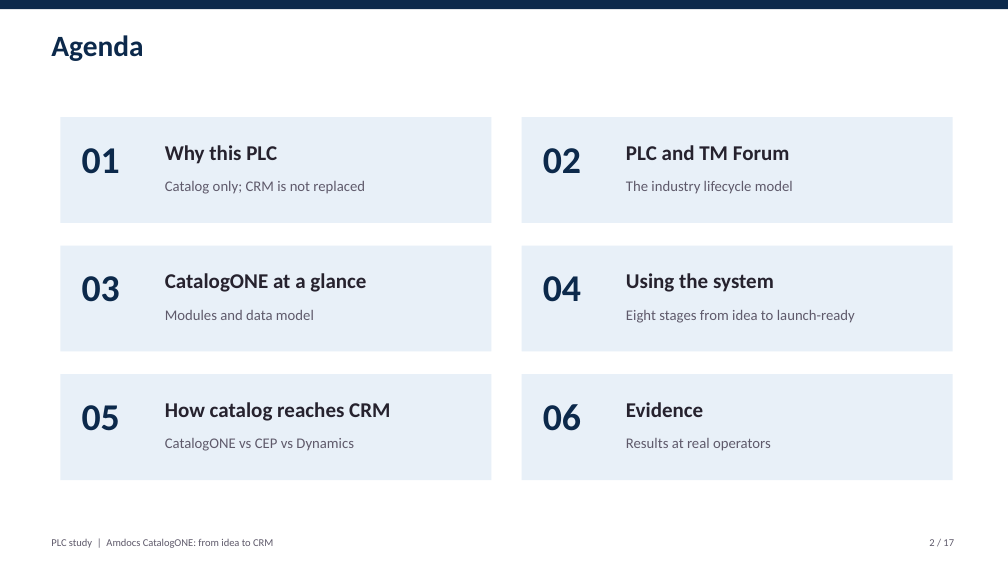
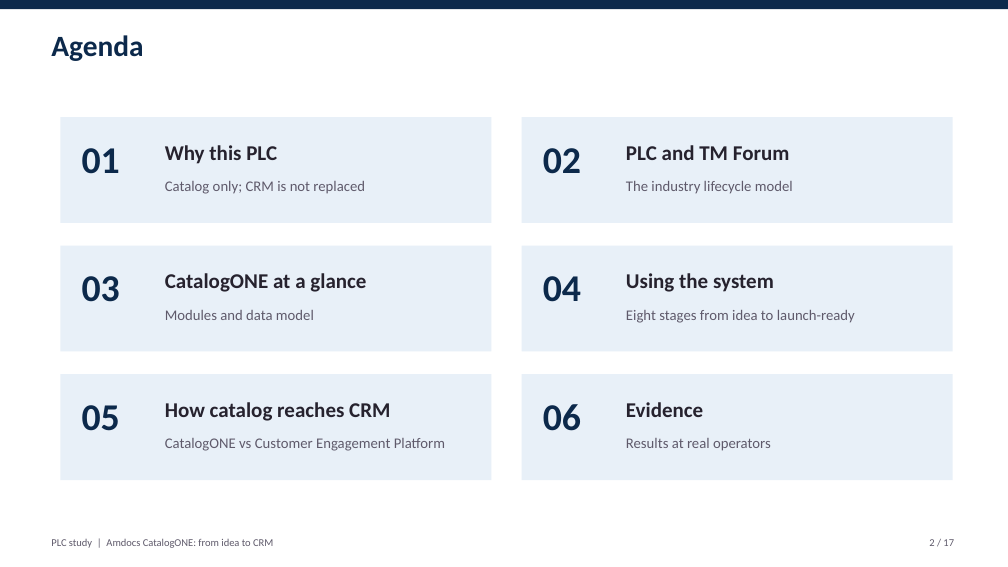
Before and after one commit to abdoe31/learnksa, a slide deck: slide 2 of plc_study/PLC_CatalogONE_Presentation.pptx. Drawn at 1008x567 pixels with LibreOffice and Linux fonts; fonts in the diff are those of the drawing. Boxes give left, top, right and bottom in pixels: in the first picture for what was removed or moved away, otherwise in the second. Text is boxed around its words. In the diff, an @@ line names an element or a change of style, - is before the commit and + after.

```diff
--- a/plc_study/PLC_CatalogONE_Presentation.pptx
+++ b/plc_study/PLC_CatalogONE_Presentation.pptx
@@ text at (165, 438, 445, 451): text changed @@
-CatalogONE vs CEP vs Dynamics
+CatalogONE vs Customer Engagement Platform
```
Also in this commit, not shown: 5 other slides changed, 3 other files.
